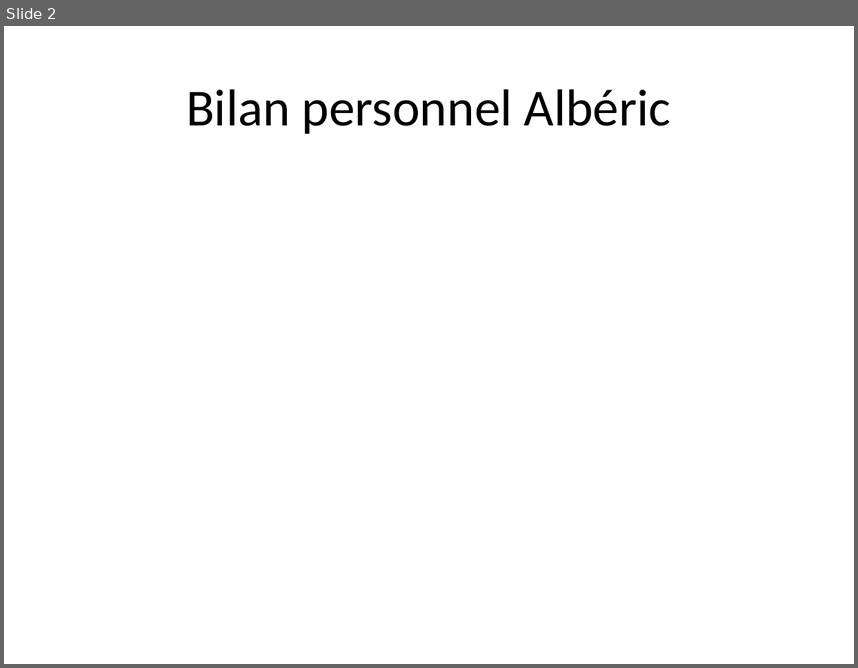
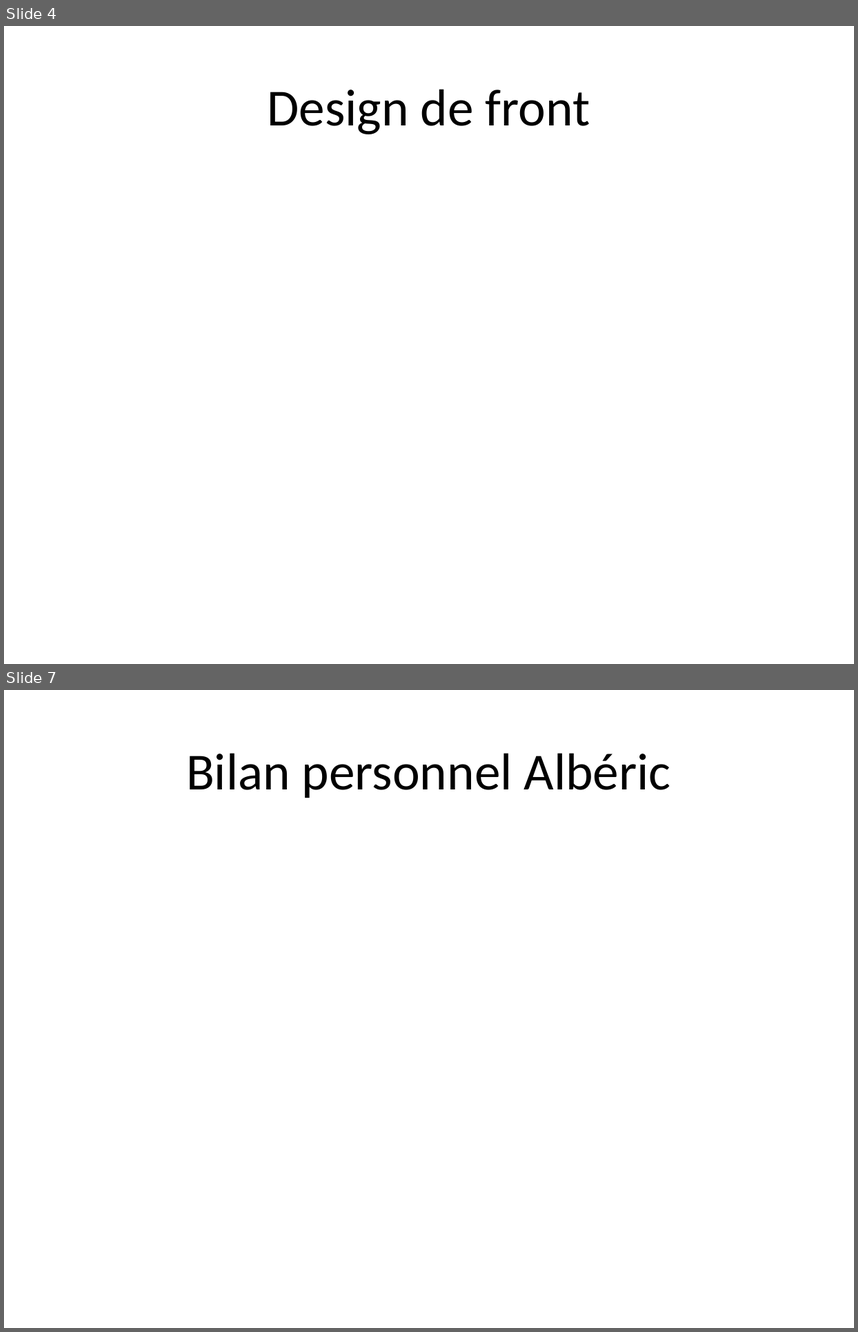
Before and after one commit to albedmds/web, a slide deck: Projet/Rendu final diapo.pptx. Shown one above the other, each under a label of ours: slide 2 before the commit, slides 4 and 7 after it; the slides between them are not shown. The pictures are 858x668 and 858x1332 pixels, drawn with LibreOffice and Linux fonts; fonts in the diff are those of the drawing. Boxes give left, top, right and bottom in pixels: in the first picture for what was removed or moved away, otherwise in the second. Text is boxed around its words. In the diff, an @@ line names an element or a change of style, - is before the commit and + after.

```diff
--- a/Projet/Rendu final diapo.pptx
+++ b/Projet/Rendu final diapo.pptx
@@ slide 4 added at [4,26,854,664], background #FFFFFF @@
@@ title added at [268,89,590,134], 44 pt, text #000000 @@
+Design de front
@@ what was slide 2 is now slide 7 @@
```
Also in this commit, not shown: 8 other slides added, 1 slide removed.
